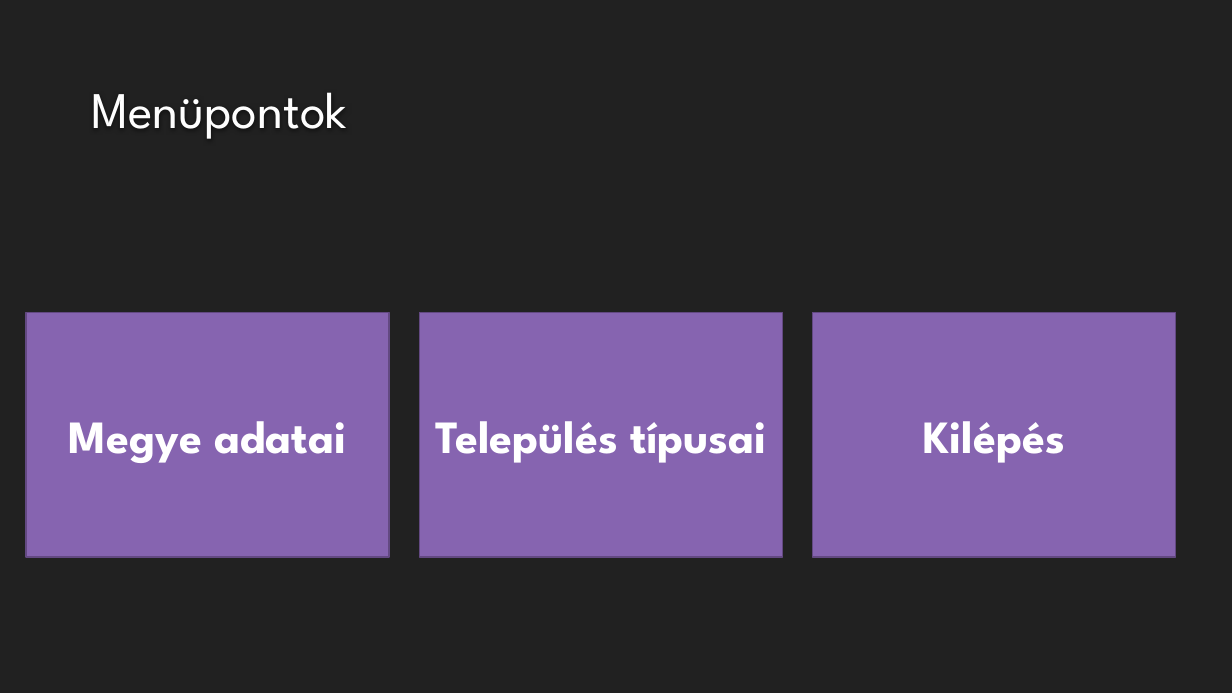
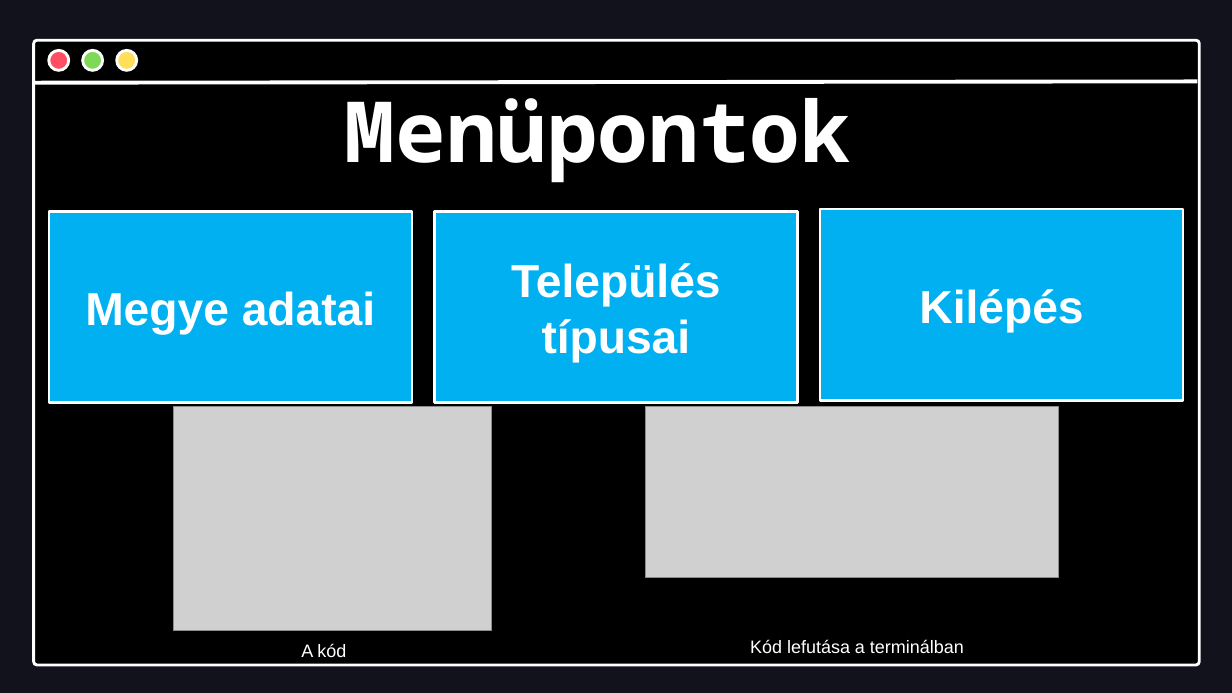
Before and after one commit to JaSzabolcs/nepesseg2025, a slide deck: slide 2 of nepesseg2025.pptx. Drawn at 1232x693 pixels with LibreOffice and Linux fonts; fonts in the diff are those of the drawing; grey boxes stand for pictures; background and template pictures are left out. Boxes give left, top, right and bottom in pixels: in the first picture for what was removed or moved away, otherwise in the second. Text is boxed around its words. In the diff, an @@ line names an element or a change of style, - is before the commit and + after.

```diff
--- a/nepesseg2025.pptx
+++ b/nepesseg2025.pptx
@@ background #212121 to #11121B @@
@@ group added at <box>32,41,1199,665</box>: 5 freeform shapes, 1 line @@
@@ title "Menüpontok": place and size @@
-title "Menüpontok" at <box>91,92,347,139</box>
+title "Menüpontok" at <box>345,83,851,183</box>
@@ title "Menüpontok" at <box>345,83,851,183</box>: size 40 to 65.7 pt, font League Spartan to Noto Sans Mono, text colour #FEFEFE to #FFFFFF, bold on; alignment left to centre; vertical alignment bottom to middle @@
@@ rectangle "Kilépés": place and size @@
-rectangle "Kilépés" at <box>812,312,1176,557</box>
+rectangle "Kilépés" at <box>821,209,1184,400</box>
@@ font League Spartan to Arial; fill #8664B0 to #00B0F0; outline #634A82 1.25 pt to #FFFFFF 2 pt in 3 elements at <box>434,212,798,403</box>, <box>821,209,1184,400</box>, <box>49,212,412,403</box> @@
@@ rectangle "Megye adatai": place and size @@
-rectangle "Megye adatai" at <box>26,312,389,557</box>
+rectangle "Megye adatai" at <box>49,212,412,403</box>
@@ rectangle "Település típusai": place and size @@
-rectangle "Település típusai" at <box>420,312,783,557</box>
+rectangle "Település típusai" at <box>434,212,798,403</box>
@@ picture added at <box>174,407,491,630</box> @@
@@ picture added at <box>645,407,1058,578</box> @@
@@ text added at <box>301,643,346,657</box>, 14 pt, text #FFFFFF @@
+A kód
@@ text added at <box>750,639,964,653</box>, 14 pt, text #FFFFFF @@
+Kód lefutása a terminálban
```
Also in this commit, not shown: 3 other slides changed, 3 slides added, 1 slide removed.
